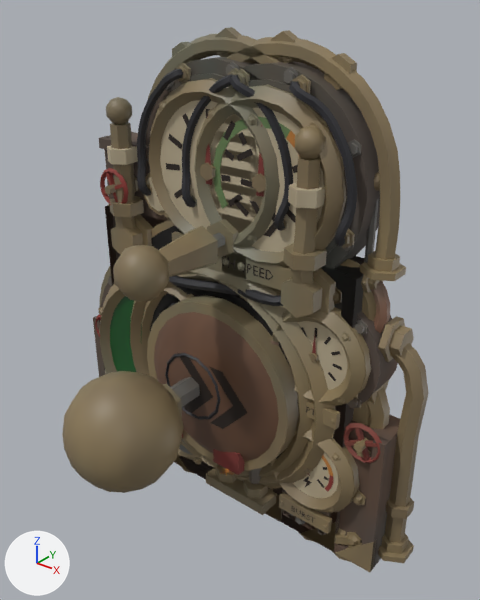
What one commit did to the Blender file tools/blend/control_panel.blend.
Camera for both pictures: a 50 mm camera at (3.29, -3.83, 4.42) aimed at (0.39, -0.2, 2.17). The lights are fixed; the arrows at lower left show +X, +Y and +Z. The first picture is the older version.

The first picture shows 'Aux', 'Engine', 'Gauges', 'Helm', 'Lever', 'Plunger', 'Stick', 'Switches' and 3 more.
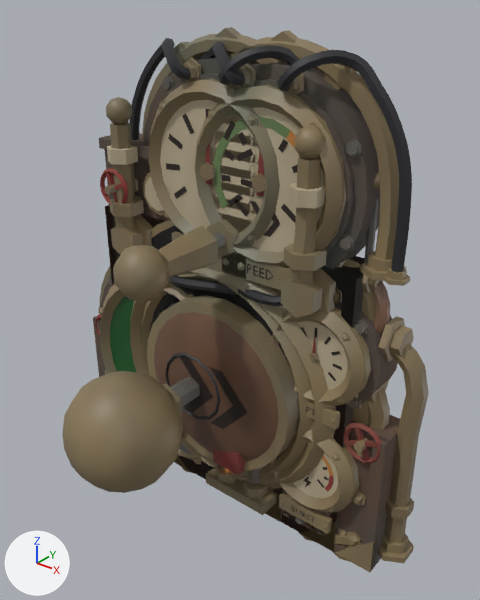
Boxes [x1, y1, x2, y2] around the edits, measured in the pictures (480 x 600 px; the box of a moved part takes in the faces that stretch with it):
'Engine', reshaped: before [95, 30, 406, 545]; after [95, 30, 412, 552]
'Helm', reshaped: before [105, 27, 390, 552]; after [106, 27, 390, 535]
part 1 of me_helm, moved or reshaped: before [147, 184, 152, 196]; after [183, 63, 192, 81]
part 2 of me_helm, moved or reshaped: before [189, 69, 191, 79]; after [198, 65, 201, 79]
part 3 of me_helm, rebuilt: before [163, 69, 180, 78]; after [133, 52, 165, 140]
part 4 of me_helm, rebuilt (mostly hidden afterwards): before [231, 75, 293, 231]; after [227, 57, 292, 84]
part 5 of me_helm, rebuilt: before [229, 78, 289, 229]; after [220, 51, 296, 85]
part 6 of me_helm, rebuilt: before [137, 69, 183, 196]; after [129, 45, 186, 140]
part 7 of me_helm, deleted: before [148, 66, 287, 229]
part 8 of me_helm, reshaped: before [140, 63, 285, 228]; after [138, 38, 346, 268]
part 9 of me_engine, moved or reshaped: before [295, 79, 303, 89]; after [284, 81, 294, 94]
part 10 of me_engine, moved or reshaped (not visible before): after [385, 274, 410, 281]
part 11 of me_engine, moved or reshaped: before [191, 196, 197, 208]; after [237, 68, 246, 88]
part 12 of me_engine, moved or reshaped (not visible afterwards): before [342, 230, 353, 248]
part 13 of me_engine, moved or reshaped: before [303, 83, 306, 91]; after [294, 78, 298, 89]
part 14 of me_engine, rebuilt (mostly hidden afterwards): before [182, 76, 232, 207]; after [209, 54, 216, 59]
part 15 of me_engine, rebuilt (73% wider, 25% taller): before [292, 81, 357, 247]; after [286, 63, 399, 270]
part 16 of me_engine, rebuilt (97% wider, 33% taller): before [289, 83, 353, 246]; after [279, 56, 406, 273]
part 17 of me_engine, rebuilt: before [212, 74, 232, 86]; after [200, 47, 239, 86]
part 18 of me_engine, deleted: before [189, 72, 355, 245]
part 19 of me_engine, built on: before [185, 68, 348, 235]; after [201, 42, 412, 286]

The change, as a list of edits to the scene's bpy script:
```text
Change me_helm:
    remove me_helm.from_pydata(...)  # 7773 vertices, 2600 faces; spans x -1.52..1.64, y -0.38..0.39, z -0.06..4.1
    add me_helm.from_pydata(...)  # 7861 vertices, 2648 faces; spans x -1.52..1.64, y -0.38..0.39, z -0.06..4.1
    me_helm part 1: the loose piece of 6 vertices spanning x -0.73..-0.64, y -0.09, z 2.77..2.88 is scaled about its middle by (1.29, 1, 1.29), then moved by (0.48, -0.01, 0.98)
    me_helm part 2: the loose piece of 4 vertices spanning x -0.21, y -0.05..-0.03, z 3.74..3.82 is moved by (0.09, 0.01, 0.02)
    me_helm part 3: the loose piece of 58 vertices spanning x -0.77..-0.25, y -0.17..-0.03, z 2.78..3.82 is rebuilt with 66 vertices and now spans x -1.0..-0.21, y -0.17..0.12, z 2.55..3.94
    me_helm part 4: the loose piece of 58 vertices spanning x 0.25..0.77, y -0.17..-0.03, z 2.78..3.82 is rebuilt with 66 vertices and now spans x 0.21..1.0, y -0.17..0.12, z 2.55..3.94
    me_helm part 5: the loose piece of 58 vertices spanning x 0.23..0.76, y -0.17..-0.03, z 2.78..3.82 is rebuilt with 66 vertices and now spans x 0.17..1.05, y -0.2..0.08, z 2.55..3.98
    me_helm part 6: the loose piece of 58 vertices spanning x -0.76..-0.23, y -0.17..-0.03, z 2.78..3.82 is rebuilt with 66 vertices and now spans x -1.05..-0.17, y -0.2..0.08, z 2.55..3.98
    me_helm part 7: 42 loose pieces with 326 vertices, spanning x -0.75..0.75, y -0.14..-0.03, z 2.75..3.83, are deleted
    me_helm part 8: 6 vertices moved within x -0.28..0.28, y -0.05, z 3.85; 312 vertices removed from x -0.77..0.77, y -0.17..-0.03, z 2.79..3.85; 682 vertices added at x -1.1..1.1, y -0.2..0.19, z 2.55..4.02
    other edits to the shape of me_helm do not show in these pictures
Change me_engine:
    remove me_engine.from_pydata(...)  # 7495 vertices, 2316 faces; spans x -1.64..1.52, y -0.27..0.39, z -0.06..4.1
    add me_engine.from_pydata(...)  # 7583 vertices, 2364 faces; spans x -1.64..1.6, y -0.27..0.39, z -0.06..4.1
    me_engine part 9: the loose piece of 6 vertices spanning x 0.73..0.82, y -0.09, z 3.73..3.83 is scaled about its middle by (1.29, 1, 1.29), then moved by (-0.08, -0.01, 0.02)
    me_engine part 10: the loose piece of 6 vertices spanning x 0.73..0.82, y -0.05, z 3.73..3.83 is turned -90 degrees about the x axis through its middle and scaled by 1.86, then moved by (0.74, 0.15, -1.2)
    me_engine part 11: the loose piece of 6 vertices spanning x -0.23..-0.14, y -0.09, z 2.77..2.88 is scaled about its middle by (1.29, 1, 1.29), then moved by (0.48, -0.01, 0.98)
    me_engine part 12: the loose piece of 6 vertices spanning x 1.12..1.25, y -0.05, z 2.75..2.9 is turned -90 degrees about the x axis through its middle and scaled by 0.888, then moved by (-1.7, 0.15, -0.25)
    me_engine part 13: the loose piece of 4 vertices spanning x 0.82, y -0.09..-0.05, z 3.76..3.81 is moved by (-0.06, 0.0, 0.02)
    me_engine part 14: the loose piece of 58 vertices spanning x -0.26..0.27, y -0.17..-0.03, z 2.78..3.82 is rebuilt with 66 vertices and now spans x -0.5..0.29, y -0.17..0.12, z 2.55..3.94
    me_engine part 15: the loose piece of 58 vertices spanning x 0.75..1.27, y -0.17..-0.03, z 2.78..3.82 is rebuilt with 66 vertices and now spans x 0.71..1.5, y -0.17..0.12, z 2.55..3.94
    me_engine part 16: the loose piece of 58 vertices spanning x 0.73..1.26, y -0.17..-0.03, z 2.78..3.82 is rebuilt with 66 vertices and now spans x 0.67..1.55, y -0.2..0.08, z 2.55..3.98
    me_engine part 17: the loose piece of 58 vertices spanning x -0.27..0.25, y -0.17..-0.03, z 2.78..3.82 is rebuilt with 66 vertices and now spans x -0.55..0.33, y -0.2..0.08, z 2.55..3.98
    me_engine part 18: 45 loose pieces with 500 vertices, spanning x -0.27..1.27, y -0.14..-0.03, z 2.75..3.83, are deleted
    me_engine part 19: 6 vertices moved within x 0.22..0.78, y -0.05, z 3.85; 138 vertices removed from x -0.22..1.22, y -0.17..-0.03, z 2.79..3.85; 682 vertices added at x -0.6..1.6, y -0.2..0.19, z 2.55..4.02
    other edits to the shape of me_engine do not show in these pictures
```
